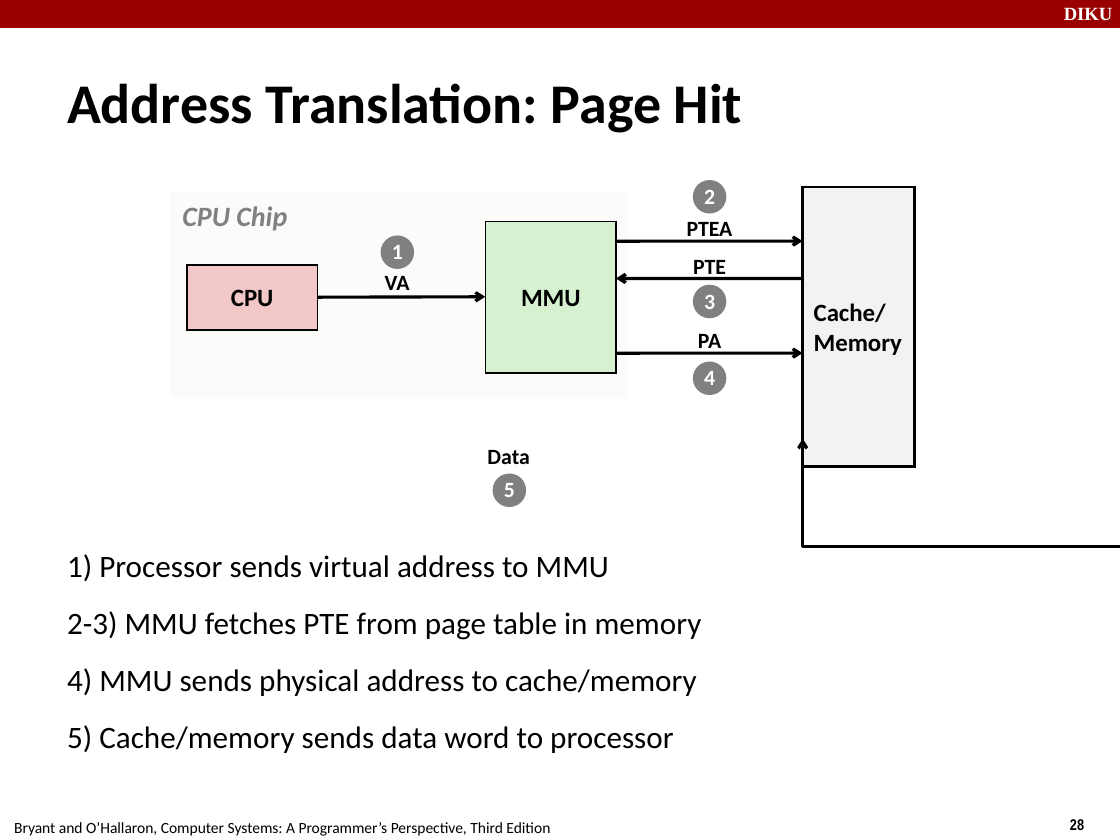
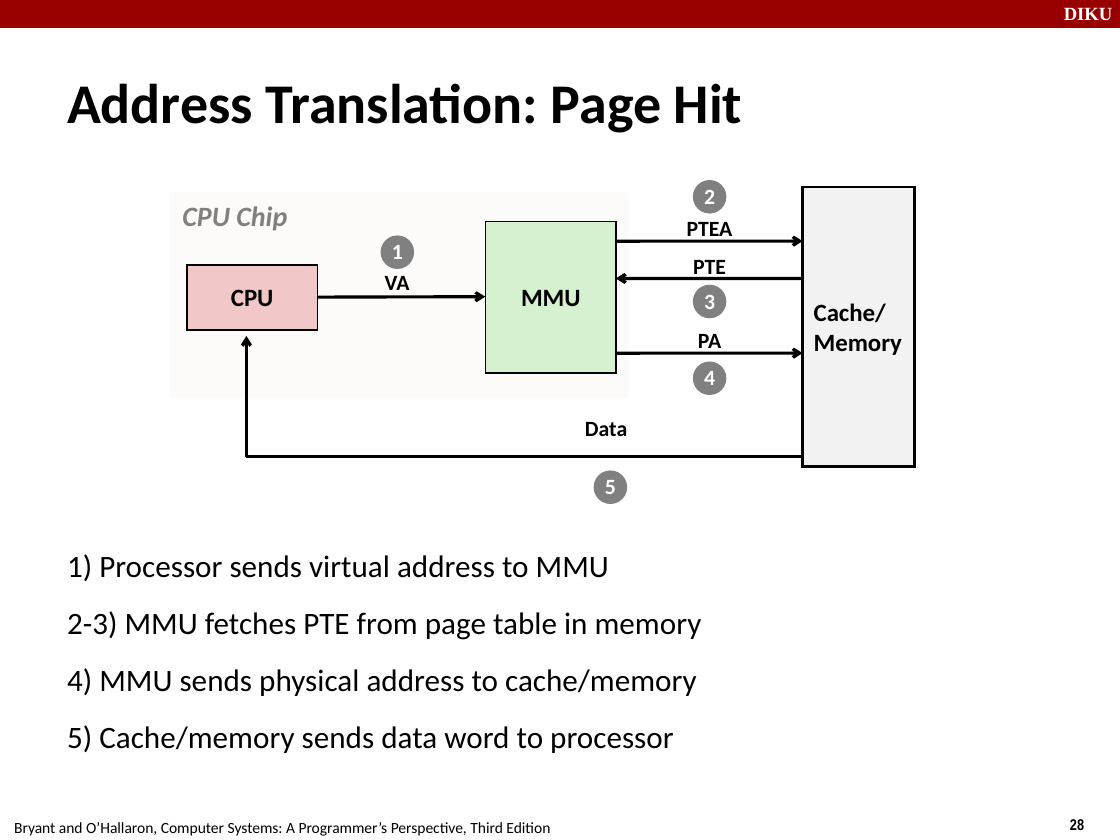
Before and after one commit to FnanB/compSys-e2018-pub, a slide deck: slide 28 of material/181031_virtual_memory_i/181031.odp. Drawn at 1120x840 pixels with LibreOffice and Linux fonts; fonts in the diff are those of the drawing. Boxes give left, top, right and bottom in pixels: in the first picture for what was removed or moved away, otherwise in the second. Text is boxed around its words. In the diff, an @@ line names an element or a change of style, - is before the commit and + after.

```diff
--- a/material/181031_virtual_memory_i/181031.odp
+++ b/material/181031_virtual_memory_i/181031.odp
@@ elbow arrow moved from (1120, 547) - (803, 439) to (803, 456) - (246, 336) @@
@@ text "Data": place and size @@
-text "Data" at [487,450,529,464]
+text "Data" at [585,422,627,436]
@@ ellipse "5": place and size @@
-ellipse "5" at [493,474,526,507]
+ellipse "5" at [594,470,627,504]
```
Also in this commit, not shown: 9 other slides changed.
